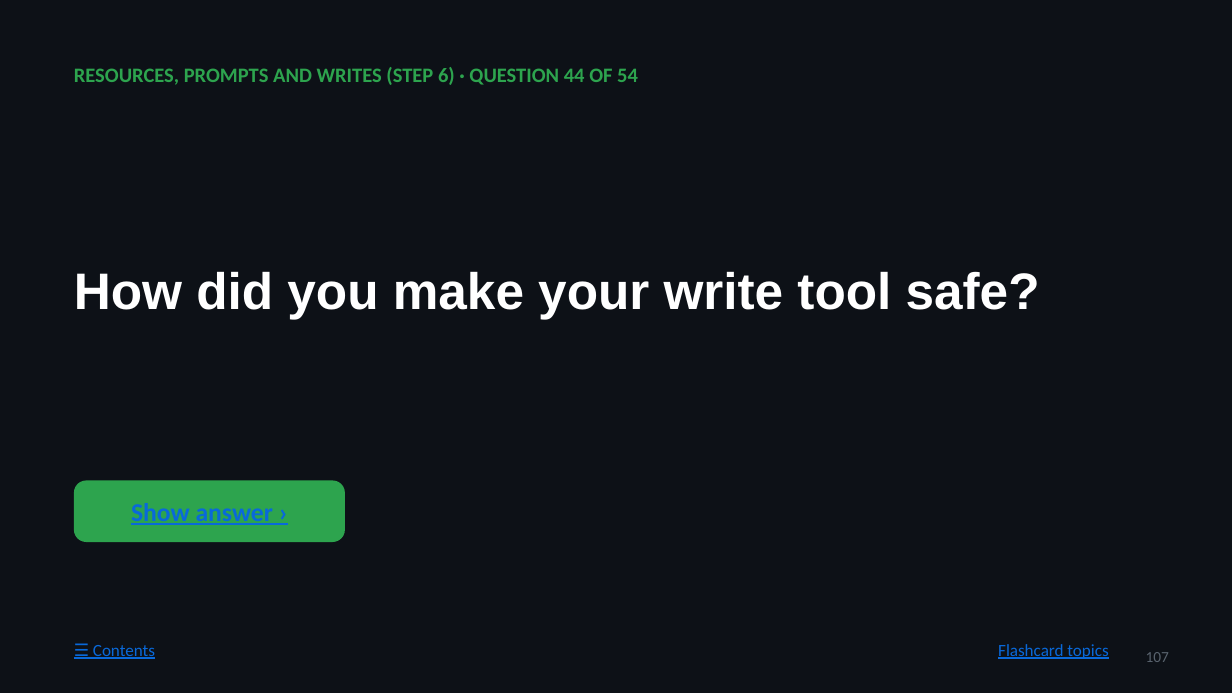
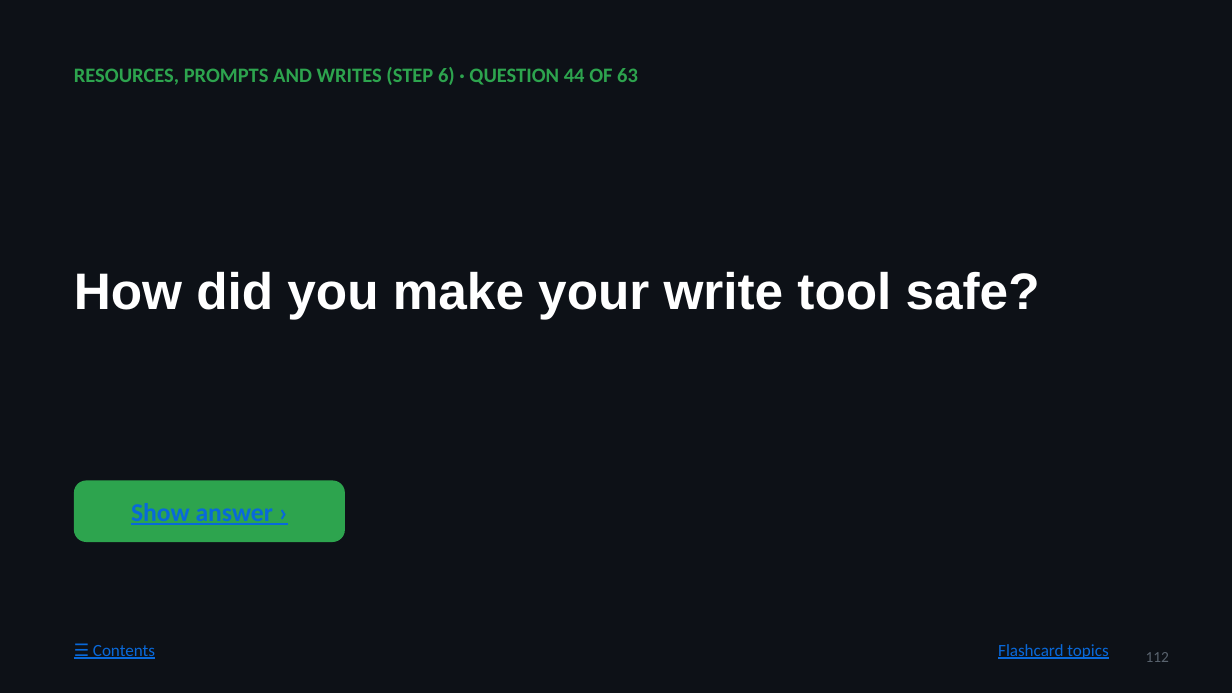
Before and after one commit to prasad976999/github-mcp-server, a slide deck: slide 112 of docs/STUDY-GUIDE.pptx (slide 107 before the commit). Drawn at 1232x693 pixels with LibreOffice and Linux fonts; fonts in the diff are those of the drawing. Boxes give left, top, right and bottom in pixels: in the first picture for what was removed or moved away, otherwise in the second. Text is boxed around its words. In the diff, an @@ line names an element or a change of style, - is before the commit and + after.

```diff
--- a/docs/STUDY-GUIDE.pptx
+++ b/docs/STUDY-GUIDE.pptx
@@ text at <box>74,67,638,85</box>: text changed @@
-RESOURCES, PROMPTS AND WRITES (STEP 6) · QUESTION 44 OF 54
+RESOURCES, PROMPTS AND WRITES (STEP 6) · QUESTION 44 OF 63
@@ page number at <box>1146,652,1169,662</box>: text changed @@
-107
+112
```
Also in this commit, not shown: 64 other slides changed, 23 slides added, 19 other files.
